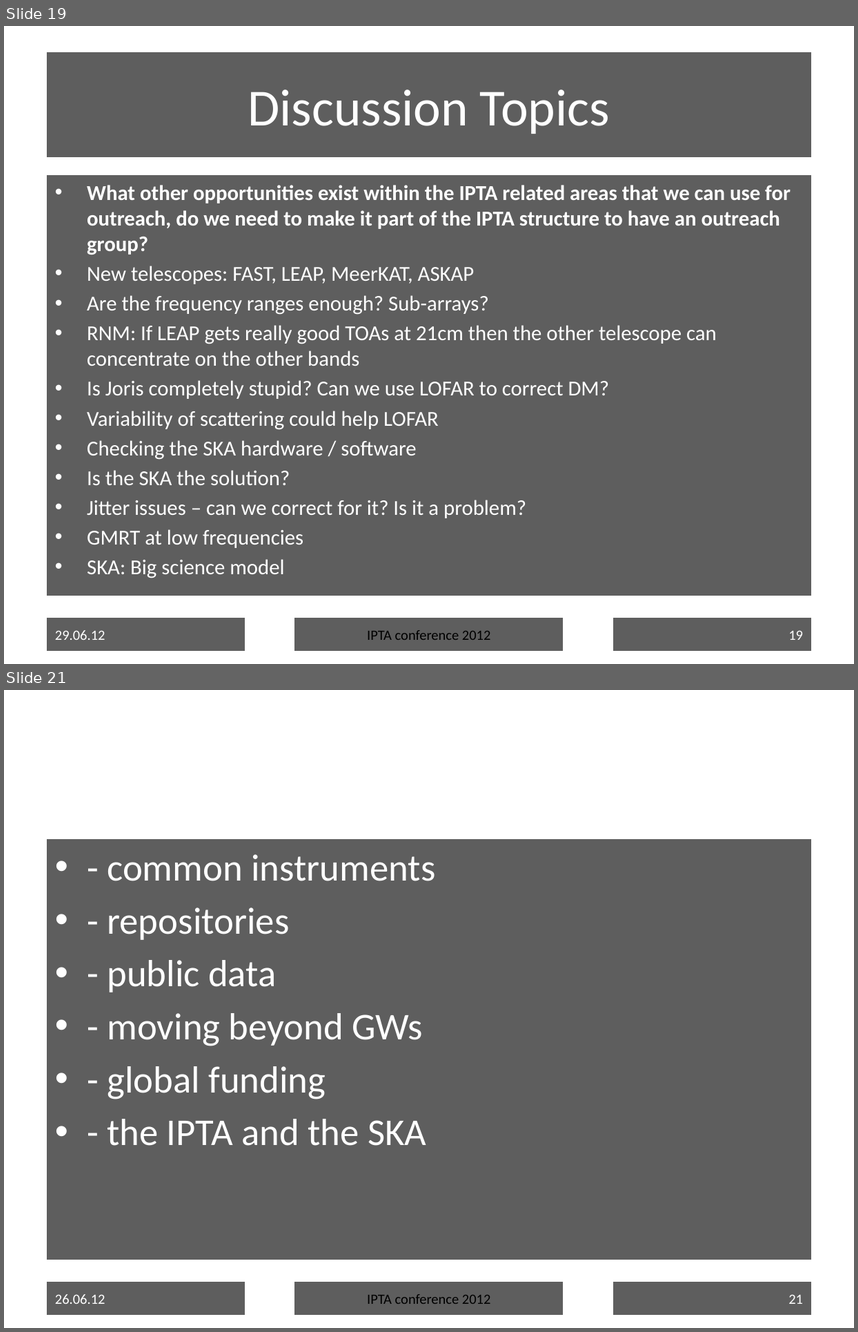
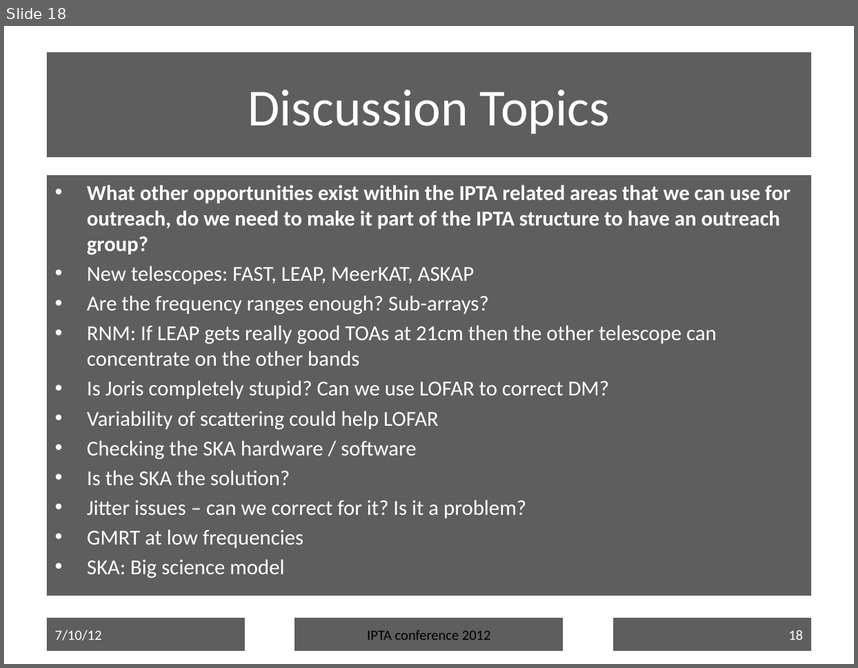
Before and after one commit to ipta/ipta-2012-science-week, a slide deck: 58_champion_science_ipta2012.pptx. Shown one above the other, each under a label of ours: slides 19 and 21 before the commit, slide 18 after it; the slides between them are not shown. The pictures are 858x1332 and 858x668 pixels, drawn with LibreOffice and Linux fonts; fonts in the diff are those of the drawing; background and template pictures are left out. Boxes give left, top, right and bottom in pixels: in the first picture for what was removed or moved away, otherwise in the second. Text is boxed around its words. In the diff, an @@ line names an element or a change of style, - is before the commit and + after.

```diff
--- a/58_champion_science_ipta2012.pptx
+++ b/58_champion_science_ipta2012.pptx
@@ slide 21 removed at (x1=4, y1=690, x2=854, y2=1328), background picture (left out) @@
@@ text removed at (x1=47, y1=839, x2=811, y2=1259) @@
-• - common instruments
-• - repositories
-• - public data
-• - moving beyond GWs
-• - global funding
-• - the IPTA and the SKA
@@ rectangle removed at (x1=47, y1=1281, x2=245, y2=1315) @@
-26.06.12
@@ rectangle removed at (x1=294, y1=1281, x2=564, y2=1315) @@
-IPTA conference 2012
@@ page number removed at (x1=613, y1=1281, x2=811, y2=1315) @@
-21
@@ what was slide 19 is now slide 18 @@
@@ slide 18 changed as well @@
@@ text in rectangle at (x1=55, y1=630, x2=102, y2=640): text changed @@
-29.06.12
+7/10/12
@@ page number at (x1=789, y1=630, x2=803, y2=639): text changed @@
-19
+18
```
Also in this commit, not shown: 15 other slides changed, 3 other slides removed, 1 other file.
